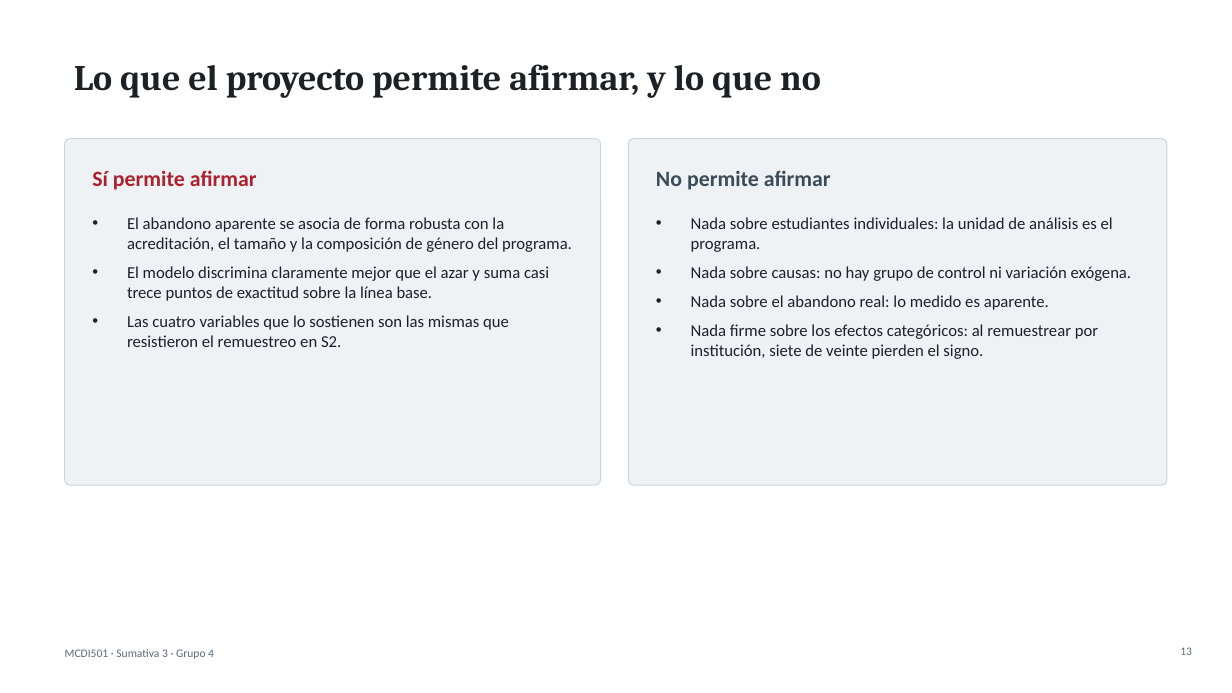
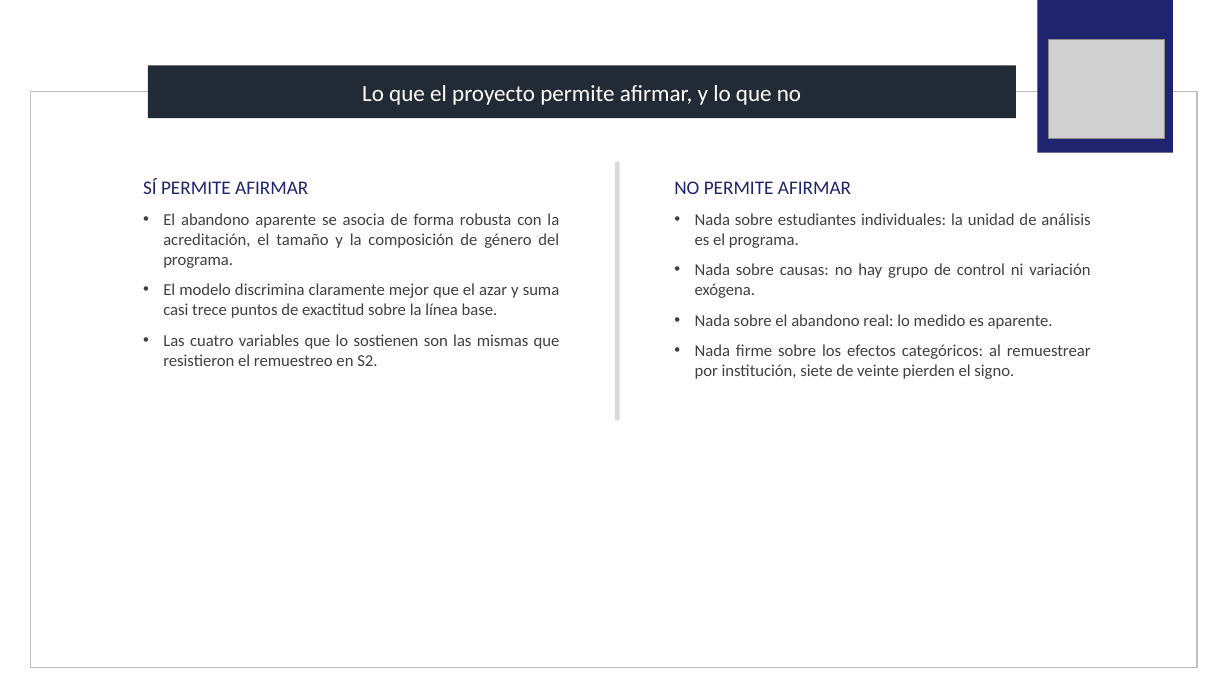
Before and after one commit to santunez75/analisis-desercion, a slide deck: slide 13 of S3/presentacion/Sumativa3_Presentacion_Grupo4.pptx. Drawn at 1232x693 pixels with LibreOffice and Linux fonts; fonts in the diff are those of the drawing; grey boxes stand for pictures. Boxes give left, top, right and bottom in pixels: in the first picture for what was removed or moved away, otherwise in the second. Text is boxed around its words. In the diff, an @@ line names an element or a change of style, - is before the commit and + after.

Commit message:
feat: rehace la presentacion sobre la plantilla de la Facultad
El deck se reconstruye duplicando las diapositivas de ejemplo de
PPT-Facultad-Ingenieria.pptx, de modo que hereda el marco, el logo, la
barra de titulo navy y la tipografia institucionales. Quedan 15 laminas:
portada, dos divisores sobre fotografia, siete de contenido con barra,
cuatro de columnas y el cierre con el logo.

Se corrigen de paso dos laminas que habian quedado desalineadas con la
particion 70/30 estratificada: la columna S3 de "Que aporto cada fase" y
la fila correspondiente de la tabla de trazabilidad, donde el bootstrap
por institucion pasa a declararse como extension.

El guion cronometrado baja de 1.654 a 1.492 palabras para caber en los
diez minutos.

```diff
--- a/S3/presentacion/Sumativa3_Presentacion_Grupo4.pptx
+++ b/S3/presentacion/Sumativa3_Presentacion_Grupo4.pptx
@@ rectangle added at <box>1038,0,1173,152</box>, fill #20236D @@
@@ picture added at <box>1049,40,1165,138</box> @@
@@ rectangle "Lo que el proyecto permite ...": place and size @@
-rectangle "Lo que el proyecto permite ..." at <box>74,64,821,98</box>
+rectangle "Lo que el proyecto permite ..." at <box>148,66,1017,118</box>
@@ rectangle "Lo que el proyecto permite ..." at <box>148,66,1017,118</box>: size 28 to 18 pt, font Cambria to Calibri, text colour #1C2126 to #FFFFFF, bold off; alignment left to centre; fill none to #222A35 @@
@@ rectangle added at <box>30,91,1198,667</box>, outline #BFBFBF 1 pt @@
@@ rounded rectangle removed at <box>65,139,601,485</box> @@
@@ rounded rectangle removed at <box>628,139,1167,485</box> @@
@@ text removed at <box>92,170,257,190</box> @@
-Sí permite afirmar
@@ text "SÍ PERMITE AFIRMAR": place and size @@
-text "SÍ PERMITE AFIRMAR" at <box>127,217,572,347</box>
+text "SÍ PERMITE AFIRMAR" at <box>143,178,560,366</box>
@@ text at <box>143,178,308,194</box>: paragraph added @@
+SÍ PERMITE AFIRMAR
@@ rectangle added at <box>615,161,620,420</box>, fill #D9D9D9 @@
@@ text removed at <box>656,170,831,190</box> @@
-No permite afirmar
@@ text "NO PERMITE AFIRMAR": place and size @@
-text "NO PERMITE AFIRMAR" at <box>691,217,1131,359</box>
+text "NO PERMITE AFIRMAR" at <box>674,181,1091,379</box>
@@ text at <box>674,181,851,194</box>: paragraph added @@
+NO PERMITE AFIRMAR
@@ text at <box>163,213,560,366</box>: text colour #1C2126 to #404040; alignment left to justified; indent changed; more space between paragraphs @@
@@ text at <box>695,213,1091,379</box>: text colour #1C2126 to #404040; alignment left to justified; indent changed; more space between paragraphs @@
@@ text removed at <box>65,649,214,659</box> @@
-MCDI501 · Sumativa 3 · Grupo 4
@@ page number removed at <box>1180,647,1192,655</box> @@
-13
```
Also in this commit, not shown: 13 other slides changed, 1 slide added.
